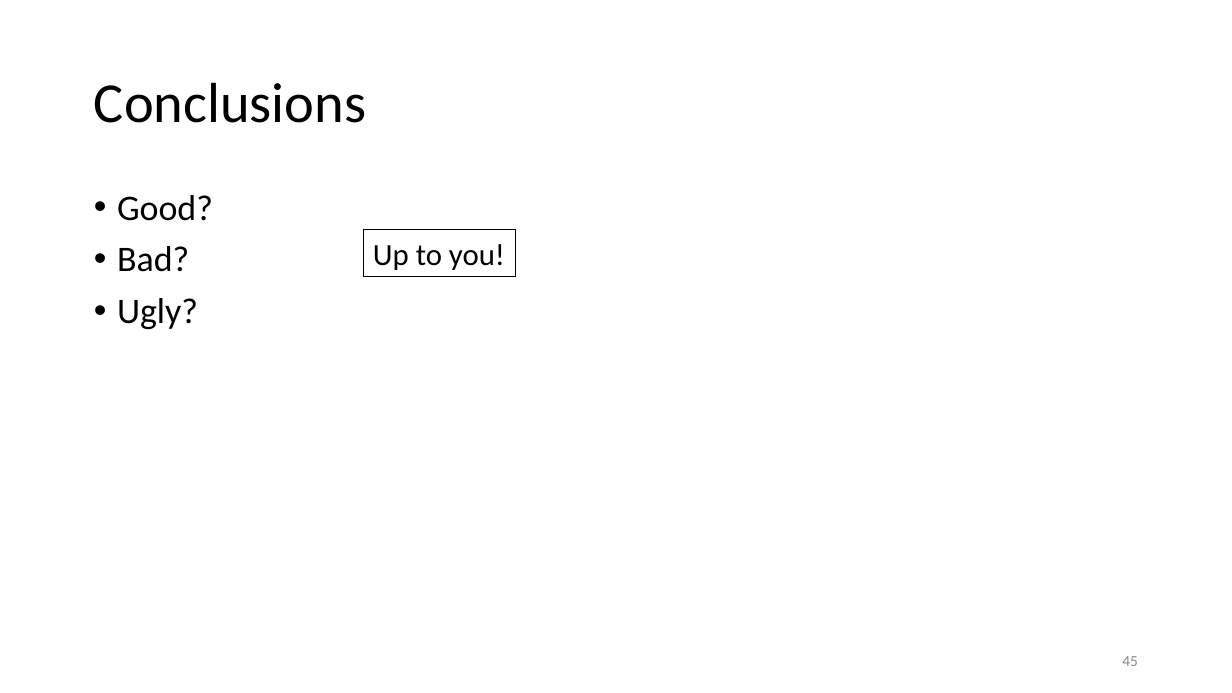
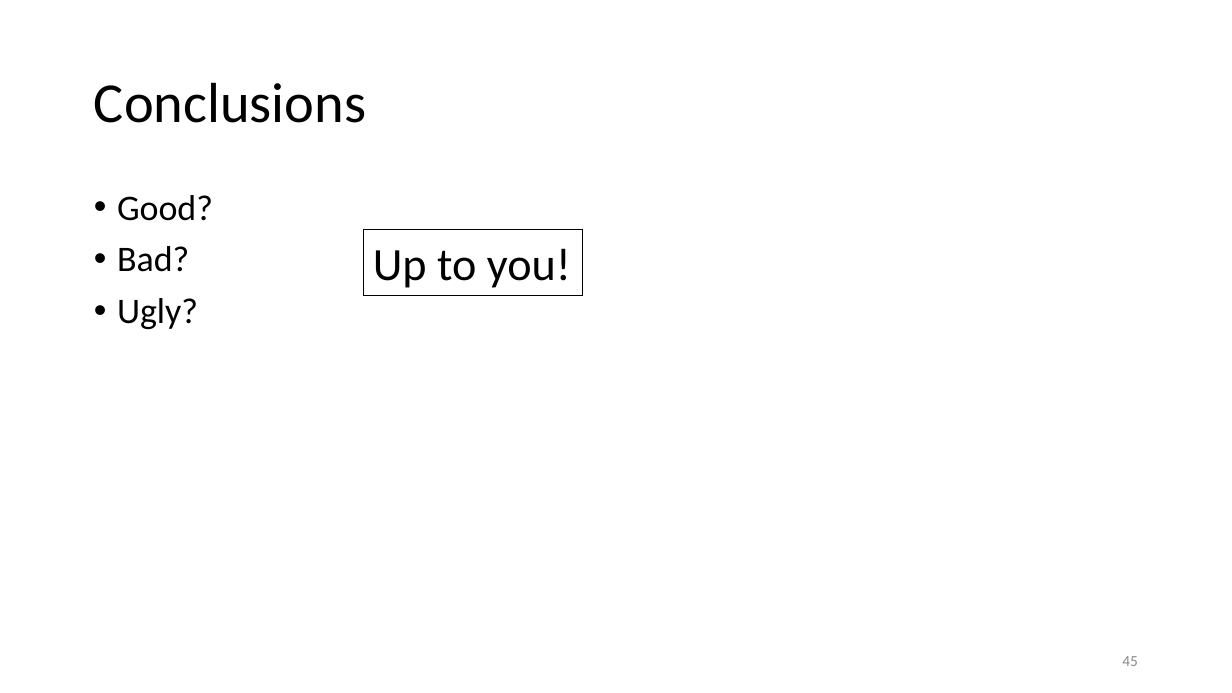
Before and after one commit to gjbex/Julia_good_bad_ugly, a slide deck: slide 45 of julia,_good_back_ugly.pptx. Drawn at 1232x693 pixels with LibreOffice and Linux fonts; fonts in the diff are those of the drawing. Boxes give left, top, right and bottom in pixels: in the first picture for what was removed or moved away, otherwise in the second. Text is boxed around its words. In the diff, an @@ line names an element or a change of style, - is before the commit and + after.

```diff
--- a/julia,_good_back_ugly.pptx
+++ b/julia,_good_back_ugly.pptx
@@ rectangle "Up to you!": place and size @@
-rectangle "Up to you!" at box(364, 230, 516, 276)
+rectangle "Up to you!" at box(364, 230, 583, 296)
@@ rectangle "Up to you!" at box(364, 230, 583, 296): size 24 to 36 pt @@
```
Also in this commit, not shown: 4 other slides changed.
